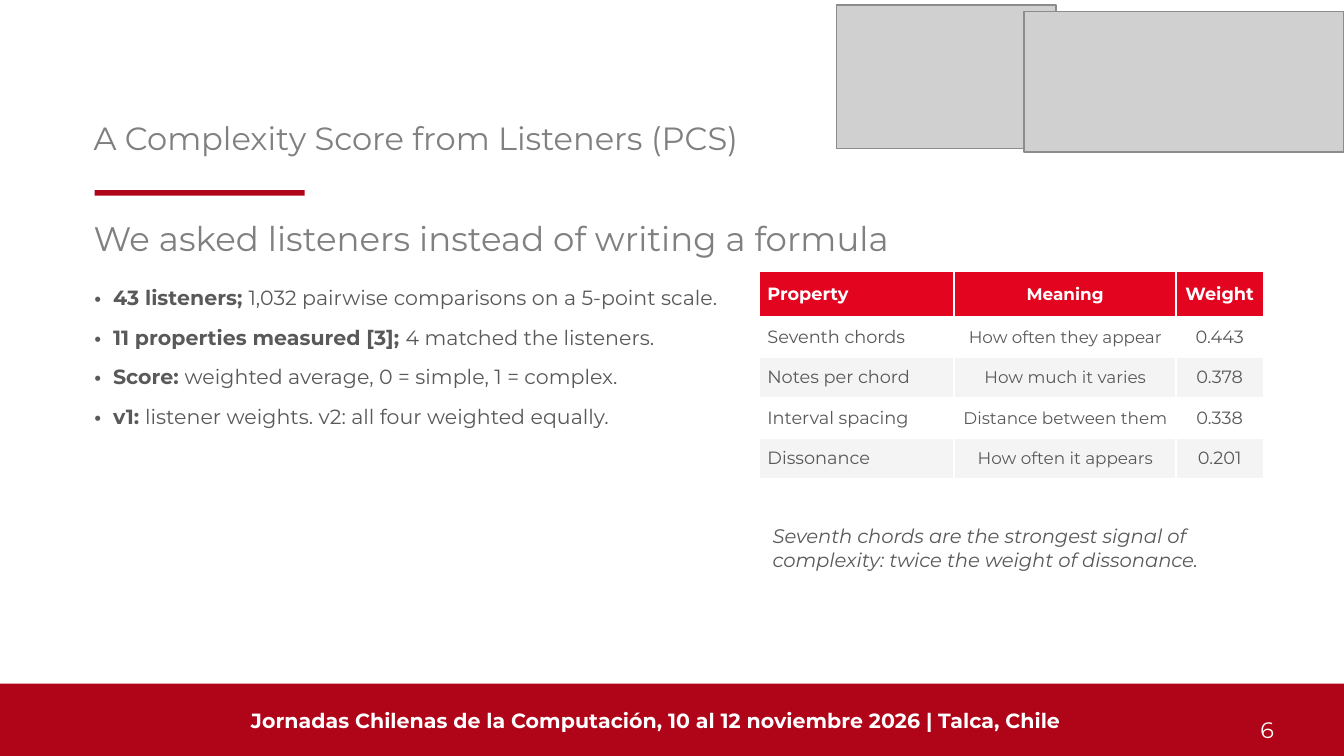
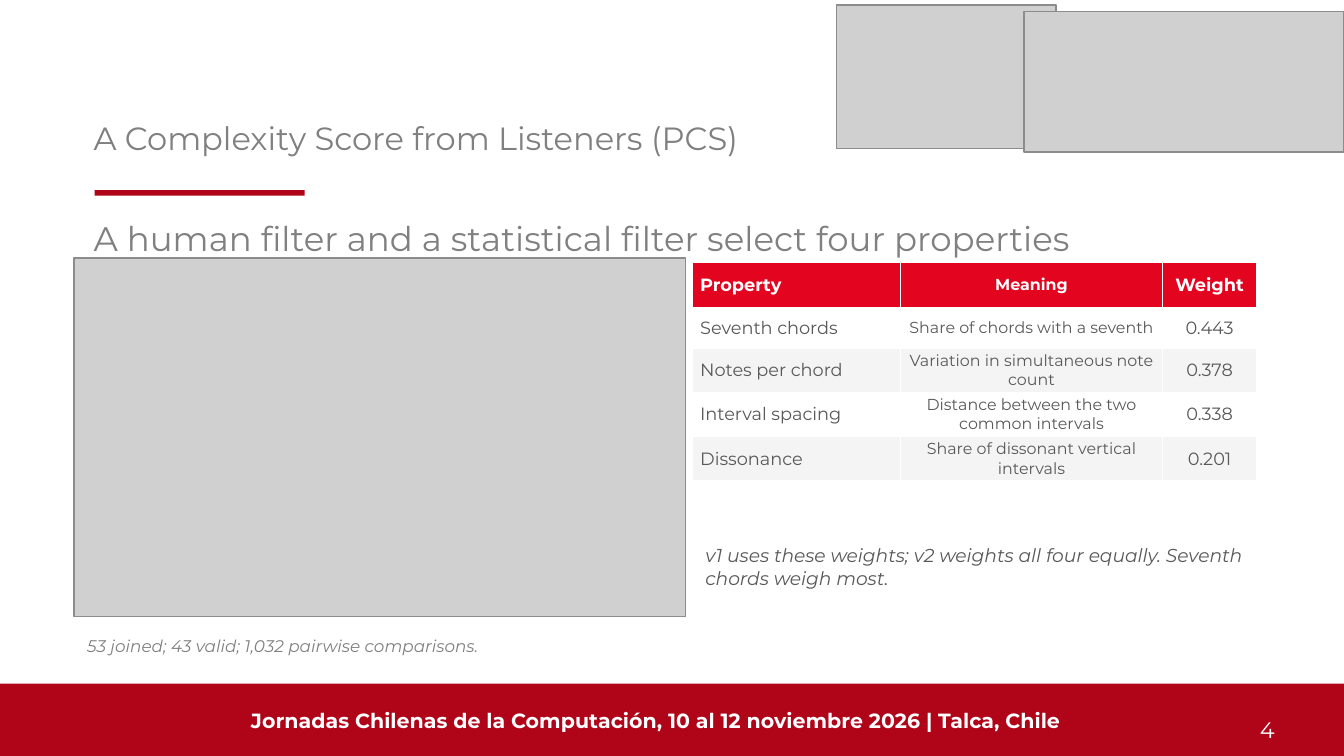
Before and after one commit to Pepebeats-flp/SCL_2.0, a slide deck: slide 4 of JCC2026/PEARL_JCC2026.pptx (slide 6 before the commit). Drawn at 1344x756 pixels with LibreOffice and Linux fonts; fonts in the diff are those of the drawing; grey boxes stand for pictures. Boxes give left, top, right and bottom in pixels: in the first picture for what was removed or moved away, otherwise in the second. Text is boxed around its words. In the diff, an @@ line names an element or a change of style, - is before the commit and + after.

```diff
--- a/JCC2026/PEARL_JCC2026.pptx
+++ b/JCC2026/PEARL_JCC2026.pptx
@@ title at box(94, 225, 1069, 260): text changed @@
-We asked listeners instead of writing a formula
+A human filter and a statistical filter select four properties
@@ picture added at box(74, 258, 685, 617) @@
@@ table at box(692, 262, 1257, 478) @@
-row 2, column 2: How often they appear
+row 2, column 2: Share of chords with a seventh
-row 3, column 2: How much it varies
+row 3, column 2: Variation in simultaneous note count
-row 4, column 2: Distance between them
+row 4, column 2: Distance between the two common intervals
-row 5, column 2: How often it appears
+row 5, column 2: Share of dissonant vertical intervals
@@ size 9 to 8.5 pt in "Meaning" @@
@@ table: place and size @@
-table at box(759, 271, 1263, 487)
+table at box(692, 262, 1257, 478)
@@ text removed at box(113, 289, 717, 428) @@
-• 43 listeners; 1,032 pairwise comparisons on a 5-point scale.
-• 11 properties measured [3]; 4 matched the listeners.
-• Score: weighted average, 0 = simple, 1 = complex.
-• v1: listener weights. v2: all four weighted equally.
@@ text at box(705, 548, 1242, 589): text changed; size 10.5 to 10 pt @@
-Seventh chords are the strongest signal of complexity: twice the weight of dissonance.
+v1 uses these weights; v2 weights all four equally. Seventh chords weigh most.
@@ text added at box(87, 639, 479, 655), 9 pt, text #808080, italic @@
+53 joined; 43 valid; 1,032 pairwise comparisons.
@@ text at box(1260, 722, 1275, 738): text changed @@
-6
+4
```
Also in this commit, not shown: 12 other slides changed, 2 slides added, 3 slides removed, 18 other files.
